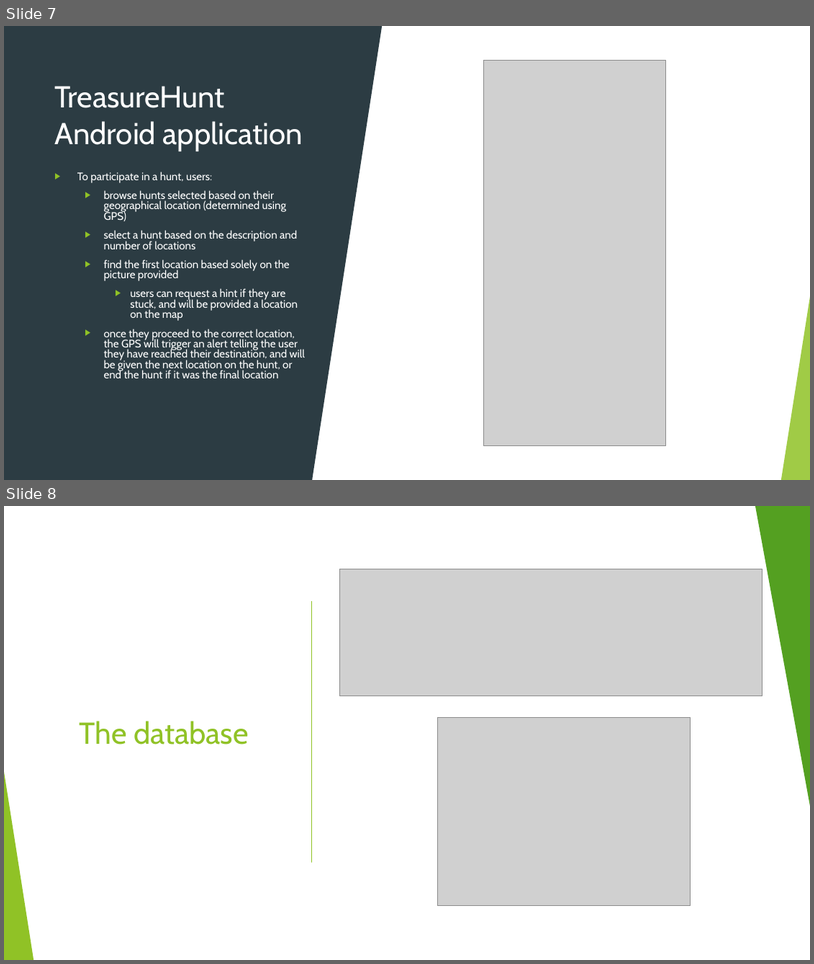
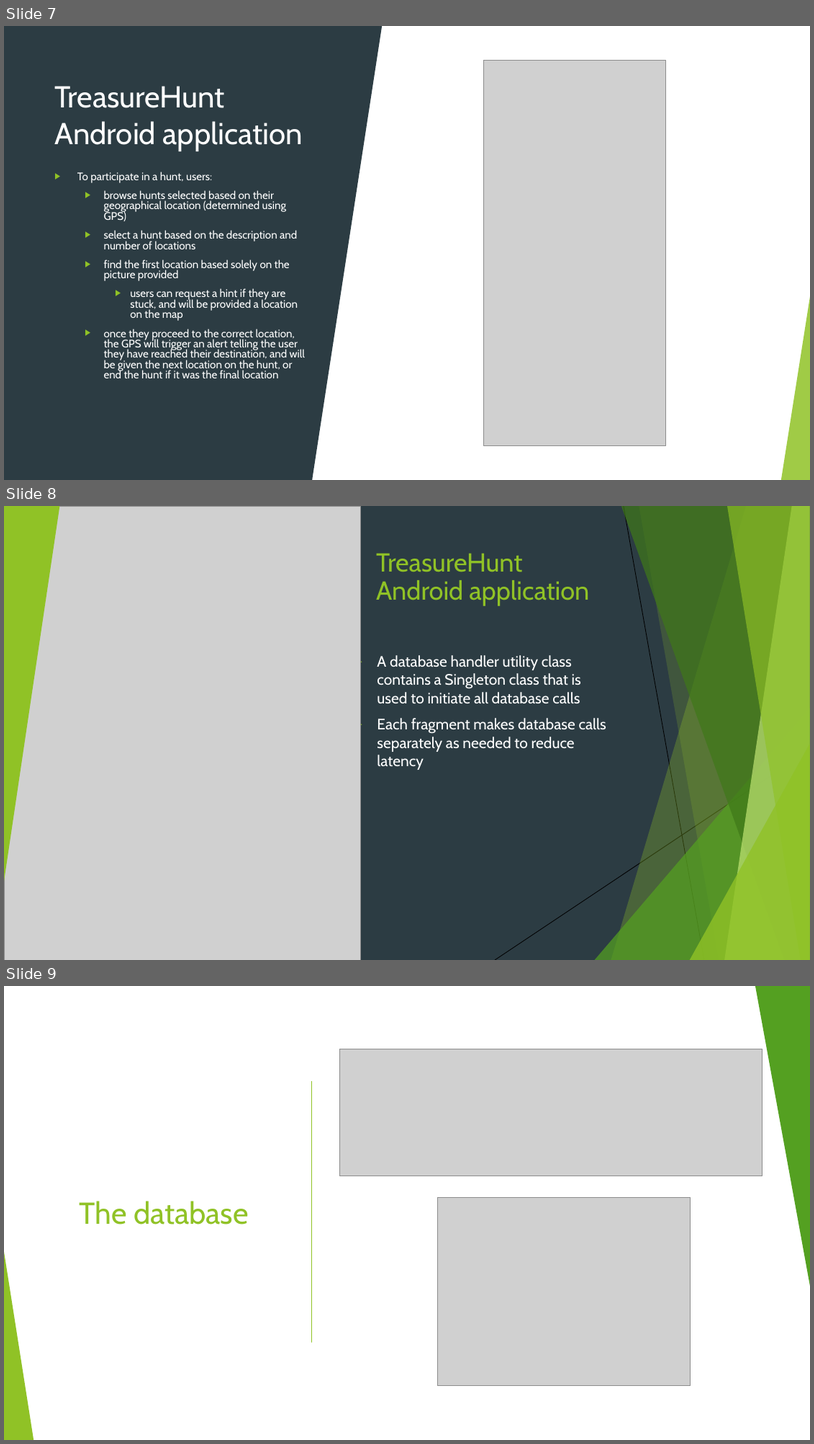
Before and after one commit to Martijn152/Cloud-Project-2020, a slide deck: Project report and presentation/TreasureHunt_Presentation.pptx. Shown one above the other, each under a label of ours: slides 7 and 8 before the commit, slides 7, 8 and 9 after it. The pictures are 814x964 and 814x1444 pixels, drawn with LibreOffice and Linux fonts; fonts in the diff are those of the drawing; grey boxes stand for pictures. Boxes give left, top, right and bottom in pixels: in the first picture for what was removed or moved away, otherwise in the second. Text is boxed around its words. In the diff, an @@ line names an element or a change of style, - is before the commit and + after.

```diff
--- a/Project report and presentation/TreasureHunt_Presentation.pptx
+++ b/Project report and presentation/TreasureHunt_Presentation.pptx
@@ slide 8 added at (4, 506, 810, 960), background #2C3C43; not listed: 8 template elements that a slide beside it also shows @@
@@ picture added at (4, 506, 361, 960) @@
@@ triangle added at (4, 506, 59, 881), fill #90C226 @@
@@ line added from (624, 506) to (705, 960), #000000 0.75 pt @@
@@ title added at (376, 553, 589, 606), 31 pt, text #90C226 @@
+TreasureHunt Android application
@@ text added at (377, 655, 607, 770), 18 pt, text #FFFFFF @@
+▶ A database handler utility class contains a Singleton class that is used to initiate all database calls
+▶ Each fragment makes database calls separately as needed to reduce latency
@@ line added from (810, 750) to (495, 960), #000000 0.75 pt @@
@@ what was slide 8 is now slide 9 @@
```
Also in this commit, not shown: 6 slides changed, 5 other slides added, 1 slide removed, 4 other files.
